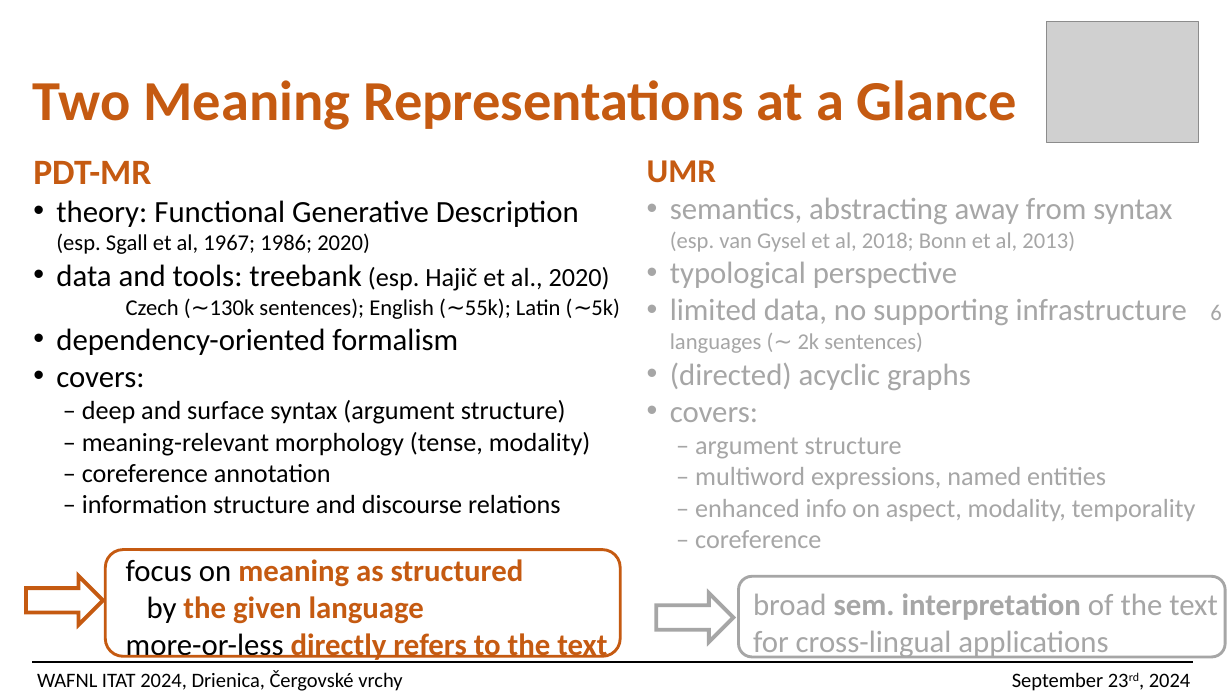
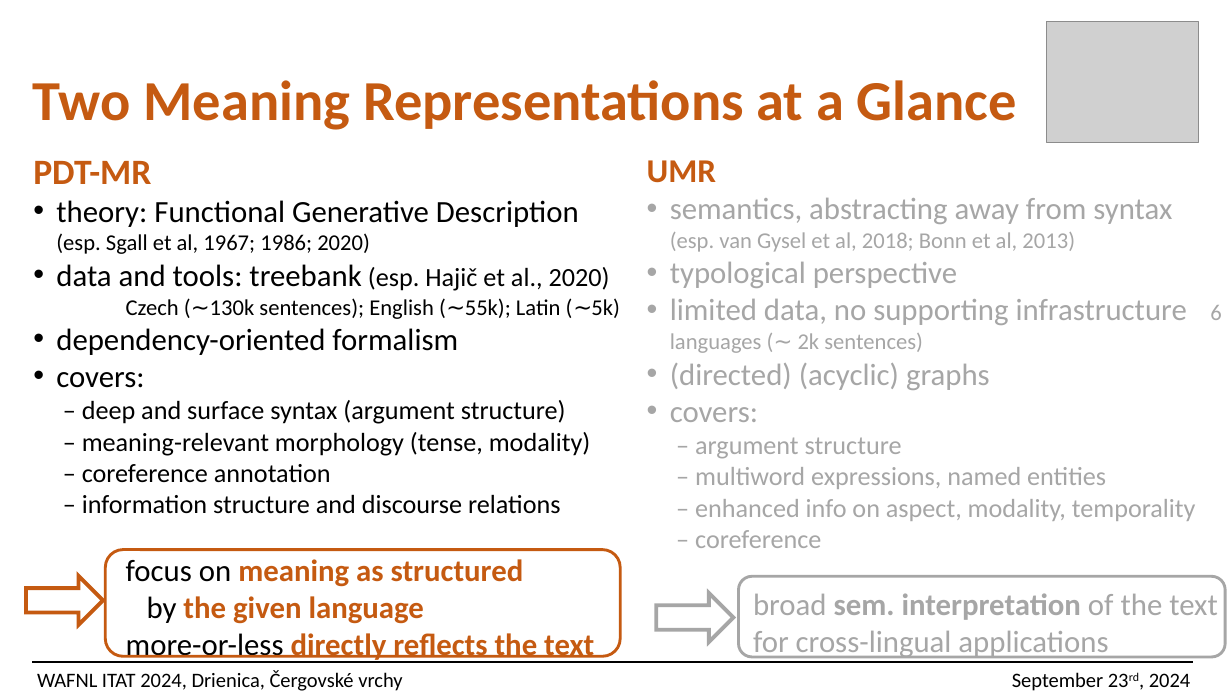
Before and after one commit to ufal/UMR, a slide deck: slide 4 of papers/2024-ITAT-slides.pptx. Drawn at 1232x693 pixels with LibreOffice and Linux fonts; fonts in the diff are those of the drawing; grey boxes stand for pictures. Boxes give left, top, right and bottom in pixels: in the first picture for what was removed or moved away, otherwise in the second. Text is boxed around its words. In the diff, an @@ line names an element or a change of style, - is before the commit and + after.

```diff
--- a/papers/2024-ITAT-slides.pptx
+++ b/papers/2024-ITAT-slides.pptx
@@ text at [670, 363, 990, 390]: text changed @@
-• (directed) acyclic graphs
+• (directed) (acyclic) graphs
@@ text at [126, 633, 594, 663]: text changed @@
-more-or-less directly refers to the text
+more-or-less directly reflects the text
```
Also in this commit, not shown: 18 other slides changed, 2 slides added, 1 slide removed, 1 other file.
